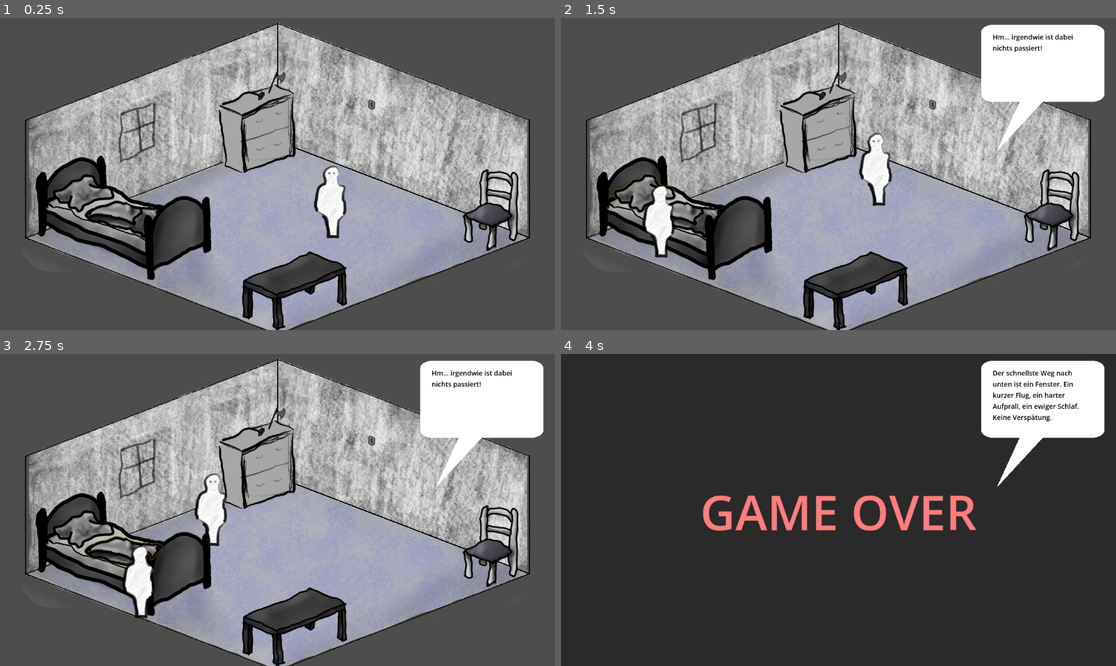
Above: before the commit, frames 1-4 (two rows, left to right).
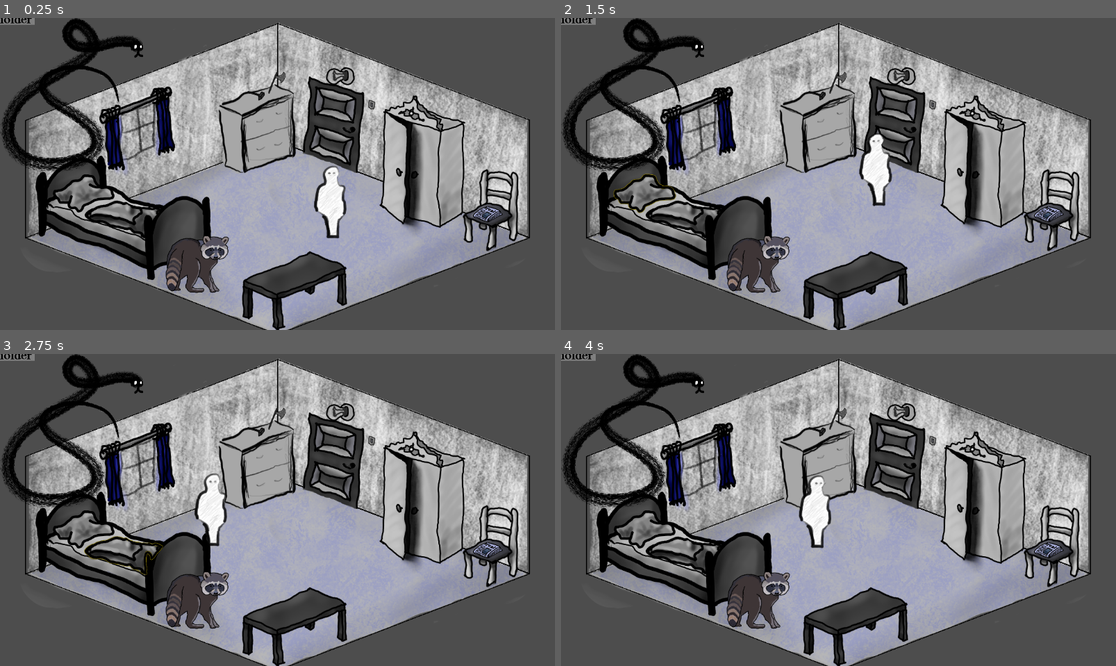
Above: after the commit, the same moments.

Repository: AndreasBurbach/GGJ_MyMask
Game: Godot game, scene res://main.tscn
The game is run twice, just before and just after one commit, with the same random seed, the same clock (stepped at 60 frames per second) and the same inputs. The engine's default icon, where the game draws it, is replaced by a stand-in: a white triangle on a blue panel in a dark square. Sound files missing from this copy of the repository are replaced by a short silence.
Inputs (mouse positions are in pixels of both pictures, inside the frame that each line leads up to):
- Up to frame 1 (0.25 s): no input
- Up to frame 2 (1.5 s): tap Enter at 0.5 s; move the mouse to (894, 202) at 0.52 s; press the mouse at (894, 202) at 0.53 s; tap Space at 1.25 s; move the mouse to (644, 192) at 1.27 s; release the mouse at (644, 192) at 1.28 s; click (644, 192) at 1.35 s
- Up to frame 3 (2.75 s): move the mouse to (127, 550) at 2.02 s; press the mouse at (127, 550) at 2.03 s
- Up to frame 4 (4 s): move the mouse to (699, 466) at 2.77 s; release the mouse at (699, 466) at 2.78 s; click (699, 466) at 2.85 s; tap Enter at 3.5 s; move the mouse to (1005, 556) at 3.52 s; press the mouse at (1005, 556) at 3.53 s

The runs differ from the first frame. In frame 1, 12% of the frame differs, in the area x 0-91%, y 0-89%; in frame 2, 18%; in frame 3, 18%; in frame 4, 92%, in the area x 0-100%, y 0-100%.
Error after the commit: Parse Error: Identifier "SleepFinaly" not declared in the current scope. (res://main.gd:401)

Commit message:
Textänderung erste Hälfte

Diff:
--- a/main.gd
+++ b/main.gd
@@ -272,60 +272,60 @@
 
 var AwakeAgainMessages = [AwakeAgain1,AwakeAgain2,AwakeAgain3,AwakeAgain4,AwakeAgain5,AwakeAgain6,AwakeAgain7,AwakeAgain8]
 
-var NoiseIssueStartMessage = "Wie soll ich einschlafen bei dem ganzen Lärm?"
-var LightIssueStartMessage = "Selbst wenn ich die Augen zu mache, brennen sie von dem ganzen Licht hier. Wie soll ich da einschlafen?"
-
-var AwakeAgain1 = "Ähm... wieso, bin ich schon wieder Wach? Was ist hier los?"
-var AwakeAgain2 = "Was zur Hölle ist hier los. Ich war doch gerade noch im Bett?"
-var AwakeAgain3 = "Was... was ist hier los?"
-var AwakeAgain4 = "Oh man... Einschlafen wird immer schwerer."
-var AwakeAgain5 = "Wieso liege ich nicht mehr im Bett? Bewegt sich der Raum um mich herum?"
-var AwakeAgain6 = "... müde!"
-var AwakeAgain7 = "Träume ich...?"
-var AwakeAgain8 = "Ist das mein Zimmer?"
-
-var NothingHappend = "Hm... irgendwie ist dabei nichts passiert!"
-
-var SleepFinaly = "Endlich... die süße Dunkelheit umarmt mich. Gute Nacht, grausame Welt."
-var HidingInWardrobe = "Zwischen alten Socken hört dich niemand schreien – oder schnarchen. Ein herrlich muffiges Grab."
-
-var CrushLamp = "Es werde Licht? Von wegen. Es werde Dunkelheit. Dauerhaft und schmerzhaft."
-var CrushLampWithApple = "Nun ist das Licht weg, ich kann schlafen, aber mein Frühstück ist voller Scherben."
-var CrushWindowGlass = "Scherben bringen Glück. Und hoffentlich das Ende dieser verdammten Photonen-Invasion!"
-var CoverWindows = "Was ich nicht sehe, existiert nicht. Ein Hoch auf die totale Verleugnung der Außenwelt."
-var ShutOfLamp = "Ein kleiner Klick für mich, ein gigantischer Schritt Richtung REM-Phase."
-var ShutOfWindowLigth = "Endlich ist dieser gelbe Feuerball da draußen ausgesperrt. Bleib wo der Pfeffer wächst!"
-
-var KillRacoonByPeeler = "Waschbären waschen im Jenseits keine Wäsche mehr. Die Stille ist fast so schön wie sein entsetzter Blick."
-var KillSnakeByPeeler = "Ein Gürtel, der früher mal gezischt hat. Sehr kleidsam und vor allem: ABSOLUT STILL."
-var KillSingerByKnive = "Das letzte hohe C war sein finales. Die Stille danach ist die schönste Musik, die ich je gehört habe."
-var UseHearingProtection = "Ich höre nur noch mein eigenes Herz klopfen... wenigstens nervt das rhythmisch."
-
-var CreateSleepingMask = "Aus Müll eine Maske gebastelt. Ich sehe aus wie ein Irrer im Hungerstreik, aber es ist dunkel."
-var CreateAppleSleepingMask = "Vitamine direkt auf die Netzhaut. Wenn ich nicht schlafen kann, kriege ich wenigstens keine Augenringe."
-var CreateRacoonSleepingMask = "Das Fell ist noch warm und riecht nach Mülltonne, aber es blockiert das Licht perfekt. Wer braucht schon Hygiene?"
-var CreateSnakeSleepingMask = "Kaltes Schuppenleder auf den Augen. Die Schlange starrt nicht mehr, jetzt starre ich – in die unendliche Schwärze."
-
-var CrushLampWithStone = "Ein Steinzeit-Tool für ein modernes Problem. Funken, Glas, Dunkelheit. Die Evolution ist ein Kreis."
-var CrushLampWithPillow = "Ich habe das Licht erstickt. Es hat sich kaum gewehrt. Wenn es doch nur bei meinen Gedanken so einfach wäre."
-var CrushLampWithBlanket = "Unter dieser Decke stirbt jede Hoffnung – und zum Glück auch diese verdammte Glühbirne."
-var CrushLampWithHammer = "Ein kräftiger Schlag gegen die Erleuchtung. Wer braucht schon Sichtweite, wenn er Abgründe hat?"
-var CrushLampWithKnive = "Ich habe die Photonen erstochen. Ein chirurgischer Eingriff in die Atmosphäre. Patient tot, Zimmer dunkel. Perfekt."
-var CrushLampWithFork = "Ein metallisches 'Zapp', ein kurzer Schmerz im Arm und... Stille im Stromkreis. Ein Hoch auf die elektrische Hinrichtung."
-
-var CoverWindowsWithBlanket = "Mein Zimmer ist jetzt ein gepolstertes Grab. Die Außenwelt kann draußen verrotten, ich sehe sie nicht mehr."
-var CrushWindowGlassWithAxe = "Frische Luft? Nein, nur Scherben und das Ende dieser voyeuristischen Glasbarriere. Komm rein, Nacht."
-var CoverWindowsWithNewsletter = "Endlich nützliche Nachrichten: Sie blockieren die Sicht auf eine Welt, die ohnehin keinen Sinn ergibt."
-
-var CreatePeelerMaskWithRacoon = "Präzisionsarbeit mit dem Sparschäler. Das Ergebnis ist haarig, blutig und riecht nach Mülltonne – aber es ist blickdicht."
-var CreatePeelerMaskWithSnake = "Ich habe der Schlange die Haut abgezogen, damit ich nicht mehr sehen muss. Ein fairer Tausch, sie braucht sie im Jenseits eh nicht."
-var CreateSleepingMaskWithNewsletter = "Schlagzeilen direkt auf den Augäpfeln. So sehe ich wenigstens schwarz auf weiß, dass alles den Bach runtergeht."
-var CreateSleepingMaskWithCurtains = "Ich habe die Vorhänge verspeist – metaphorisch. Jetzt hängen sie als Sichtschutz vor meinem geistigen Verfall."
-var CreateSleepingMaskWithBlanket = "Viel zu schwer, viel zu warm, aber die totale Isolation hat eben ihren Preis. Ich nenne es 'Die Festung der Müdigkeit'."
-var CreateSleepingMaskWithPillow = "Ich habe ein Kissen um meinen Kopf geschnallt. Ich sehe aus wie ein Unfall, aber es ist fast so leise wie im Sarg."
-var CreateSleepingMaskWithWallpaper = "Ich habe die Tapete von den Wänden gerissen. Wenn die Wohnung mich anstarrt, starre ich eben mit Kleisterresten zurück."
-
-var CreateHearingProtectionByPillow = "Ich presse mir das Kissen auf die Ohren, bis das Blut rauscht. Mein eigener Puls ist der einzige Soundtrack, den ich noch ertrage."
+var NoiseIssueStartMessage = "Meine Ohren klingeln von dem Lärm hier. Das soll Gesang sein?!? Vielleicht sollte ich dafür sorgen, dass das Singen aufhört..."
+var LightIssueStartMessage = "Es ist hier so hell wie in Griechenland in der Mittagssonne. Wie soll man da schlafen?"
+
+var AwakeAgain1 = "Bitte kneif mich mal in den Arm. Träume ich? Das ist nicht mein normales Zimmer."
+var AwakeAgain2 = "Irgendwie sieht das hier immer noch gruselig aus. Ich scheine noch nicht wach zu sein."
+var AwakeAgain3 = "Was zur Hölle ist hier los?"
+var AwakeAgain4 = "Ich wusste immer schon, dass ich Schwierigkeiten mit dem Einschlafen habe. Aber so schlimm...?"
+var AwakeAgain5 = "Hilfe, hört das denn nie auf?!"
+var AwakeAgain6 = "Ich bin so müde!"
+var AwakeAgain7 = "Vielleicht sollte ich abends weniger Alkohol trinken."
+var AwakeAgain8 = "Langsam habe ich die Schnauze voll. Ich hätte nie gedacht, dass ich das mal sage, aber... Wann klingelt endlich mein Wecker?"
+
+var NothingHappend = "Schade, das hat nicht funktioniert."
+
+#var SleepFinaly = "Endlich... die süße Dunkelheit umarmt mich. Gute Nacht, grausame Welt."
+var HidingInWardrobe = "Irgendwie hätte ich nicht gedacht, dass die Tricks aus der Kindheit wirklich funktionieren. Vielleicht sollte mir auch öfter die Augen zuhalten, damit mich niemand sieht."
+
+var CrushLamp = "Das Licht zerfließt auf den Scherben der Dunkelheit."
+var CrushLampWithApple = "Das Licht ist weg, aber dafür habe ich den Apfel geopfert?! Ich sollte meine Prioritäten eindeutig überdenken."
+#var CrushWindowGlass = "Scherben bringen Glück. Und hoffentlich das Ende dieser verdammten Photonen-Invasion!"
+var CoverWindows = "Jetzt sind alle meine Sorgen endlich ausgesperrt. Das hilft bestimmt beim Schlafen."
+var ShutOfLamp = "So einfach kann es gehen. Warum nicht immer so."
+var ShutOfWindowLigth = "Ah, endlich kann ich mein Grottenolmleben weiterführen. Wer braucht schon Tageslicht?"
+
+var KillRacoonByPeeler = "Ich hätte nicht gedacht, dass ich mal einen Waschbären häuten würde. Kommt definitiv nicht auf meine Bucketlist. Und was mache ich jetzt mit dem Fell?"
+var KillSnakeByPeeler = "Ein Wunder, dass ich das überlebt habe. Das war gar nicht so einfach. Ich muss mir jetzt nur noch überlegn, was ich aus der Haut mache. Die Zähne verkaufe ich nach China."
+var KillSingerByKnive = "Herzen machen auch eine Art von Musik, wenn man auf sie einsticht. Vor allem, wenn man es mehrmals macht."
+var UseHearingProtection = "Ich wusste schon immer, dass Ohropax eines Tages mein Leben retten würden."
+
+#var CreateSleepingMask = "Aus Müll eine Maske gebastelt. Ich sehe aus wie ein Irrer im Hungerstreik, aber es ist dunkel."
+#var CreateAppleSleepingMask = "Vitamine direkt auf die Netzhaut. Wenn ich nicht schlafen kann, kriege ich wenigstens keine Augenringe."
+#var CreateRacoonSleepingMask = "Das Fell ist noch warm und riecht nach Mülltonne, aber es blockiert das Licht perfekt. Wer braucht schon Hygiene?"
+#var CreateSnakeSleepingMask = "Kaltes Schuppenleder auf den Augen. Die Schlange starrt nicht mehr, jetzt starre ich – in die unendliche Schwärze."
+
+var CrushLampWithStone = "Steine sind solche Allrounder. Straßen, Häuser und Grüber werden damit gebaut - und Lampen zerstört."
+var CrushLampWithPillow = "Kissen sind die ideale Waffe. Und es ist nicht verboten, sie überall mit hin zu nehmen."
+var CrushLampWithBlanket = "Gute Nacht, liebe Glühbirne."
+var CrushLampWithHammer = "Es ist immer gut, einen Hammer da zu haben."
+var CrushLampWithKnive = "Ein präzises Werkzeug für einen präzisen Anwendungsfall. Viel schonender als ein Hammer."
+var CrushLampWithFork = "Ich habe das Auge der Elektrik aufgespießt. Wo ist der Grill?"
+
+var CoverWindowsWithBlanket = "Warum die Bettdecke im Bett verwenden, wenn ich sie auch am Fenster benutzen kann?"
+var CrushWindowGlassWithAxe = "Das wollte ich schon immer mal machen. Eigentlich im Zug, aber was soll's. Evakuiert werde ich hier wohl nicht."
+var CoverWindowsWithNewsletter = "Jetzt darf ich mein Fenster nur nicht merh angucken. Sonst kann ich bei den ganzen schlechten Schlagzeilen kein Auge mehr zumachen."
+
+#var CreatePeelerMaskWithRacoon = "Präzisionsarbeit mit dem Sparschäler. Das Ergebnis ist haarig, blutig und riecht nach Mülltonne – aber es ist blickdicht."
+#var CreatePeelerMaskWithSnake = "Ich habe der Schlange die Haut abgezogen, damit ich nicht mehr sehen muss. Ein fairer Tausch, sie braucht sie im Jenseits eh nicht."
+#var CreateSleepingMaskWithNewsletter = "Schlagzeilen direkt auf den Augäpfeln. So sehe ich wenigstens schwarz auf weiß, dass alles den Bach runtergeht."
+#var CreateSleepingMaskWithCurtains = "Ich habe die Vorhänge verspeist – metaphorisch. Jetzt hängen sie als Sichtschutz vor meinem geistigen Verfall."
+#var CreateSleepingMaskWithBlanket = "Viel zu schwer, viel zu warm, aber die totale Isolation hat eben ihren Preis. Ich nenne es 'Die Festung der Müdigkeit'."
+#var CreateSleepingMaskWithPillow = "Ich habe ein Kissen um meinen Kopf geschnallt. Ich sehe aus wie ein Unfall, aber es ist fast so leise wie im Sarg."
+#var CreateSleepingMaskWithWallpaper = "Ich habe die Tapete von den Wänden gerissen. Wenn die Wohnung mich anstarrt, starre ich eben mit Kleisterresten zurück."
+
+var CreateHearingProtectionByPillow = "Ein überdimensionaler Kopfhörer. Mit eingebauter Noise-Cancelling-Funktion - das sollte funktionieren."
 
 # Lärm-Eliminierung (Blutig & Makaber)
 var KillSingerByAxe = "Sein letzter hoher Ton war ein gurgelndes E. Die Axet hat die Partitur beendet. Applaus für die ewige Stille."
Not shown: 2 places in main.tscn that only renumber resources
